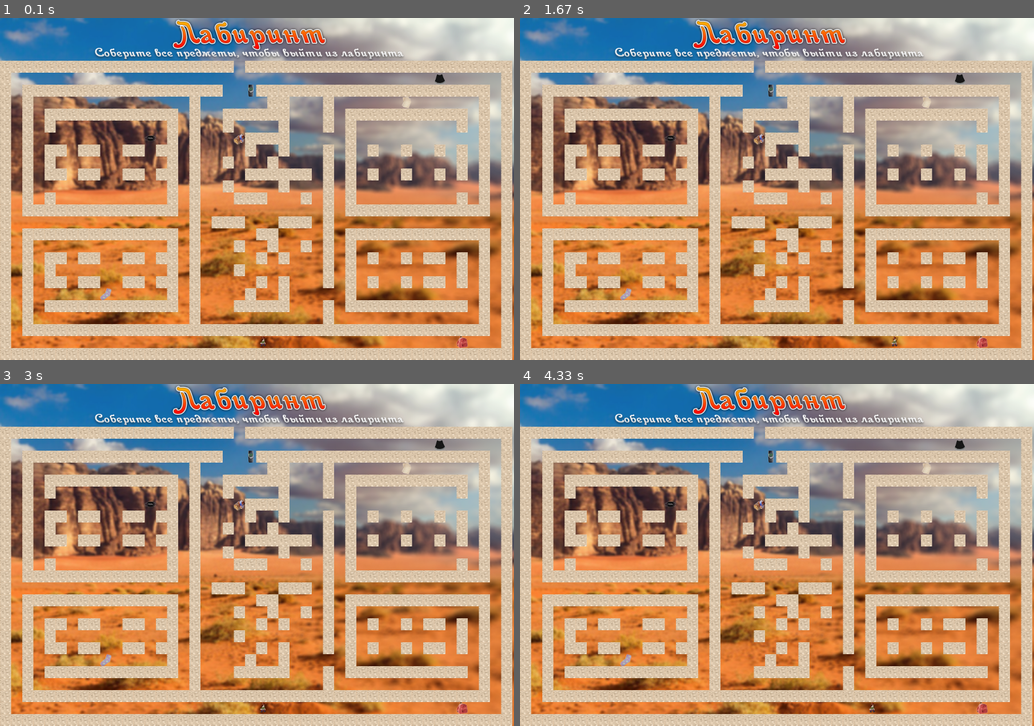
Above: before the commit, frames 1-4 (two rows, left to right).
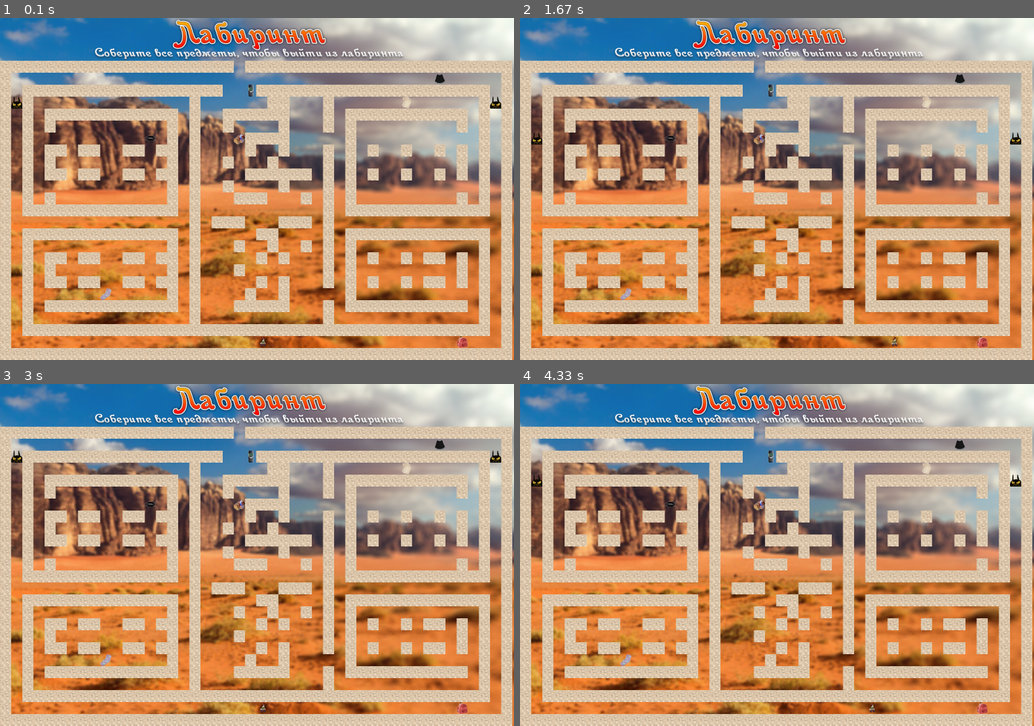
Above: after the commit, the same moments.

Repository: MariVermil/Pygame_project
Game: pygame game, started from labirint.py
The game is run twice, just before and just after one commit, with the same random seed, the same clock (stepped at 60 frames per second) and the same inputs.
Inputs:
- Up to frame 1 (0.1 s): no input
- Up to frame 2 (1.67 s): hold Right 0.33-0.8 s; hold Right 1.17-1.63 s
- Up to frame 3 (3 s): hold Left 1.67-2.2 s; hold Left 2.57-2.97 s
- Up to frame 4 (4.33 s): hold Right 3.4-4.03 s

The runs differ from the first frame. In frame 1, 0.1% of the frame differs, in the area x 2-98%, y 23-27%; in frame 2, 0.1%; in frame 3, 0.1%, in the area x 2-98%, y 19-23%; in frame 4, 0.1%.

Commit message:
Враги работают

Diff:
--- a/labirint.py
+++ b/labirint.py
@@ -39,7 +39,7 @@
             self.sum_coins += 1
             coin.kill()
 
-        if pg.sprite.spritecollideany(self, self.enemies, False):
+        if pg.sprite.spritecollideany(self, self.enemies):
             self.alive = False
 
 
@@ -50,11 +50,42 @@
     def __init__(self, x, y):
         super().__init__(coins_group)
         k = random.choice(used_coins)
-        print(k)
-        self.image = load_image(f'coin{k}.png')
+        self.image = load_image(f'coin{k}.png').convert_alpha()
         del used_coins[used_coins.index(k)]
         self.rect = self.image.get_rect().move(tile_width * y,
                                                100 + tile_height * x)
+
+
+class Enemy(pg.sprite.Sprite):
+    def __init__(self, x, y, end_x, end_y):
+        super().__init__()
+        self.image = load_image('enemy.png').convert_alpha()
+        self.rect = self.image.get_rect()
+        self.rect.x = tile_width * y
+        self.rect.y = 100 + tile_height * x
+        self.start_x = tile_width * y
+        self.start_y = 100 + tile_height * x
+        self.end_x = end_y * tile_width
+        self.end_y = end_x * tile_height + 100
+        self.direction = 1
+
+    def update(self):
+        if self.end_y > 0:
+            if self.rect.y >= self.end_y:
+                self.rect.y = self.end_y
+                self.direction = -1
+            if self.rect.y <= self.start_y:
+                self.rect.y = self.start_y
+                self.direction = 1
+            self.rect.y += tile_height * self.direction
+        else:
+            if self.rect.x >= self.end_x:
+                self.rect.x = self.end_x
+                self.direction = -1
+            if self.rect.x <= self.start_x:
+                self.rect.x = self.start_x
+                self.direction = 1
+            self.rect.x += tile_width * self.direction
 
 
 class Tile(pg.sprite.Sprite):
@@ -74,7 +105,6 @@
             k2 = random.randint(0, 45)
             if levelmap[k1, k2] == '.' and [k1, k2] not in coins_coord:
                 coins_coord.append([k1, k2])
-                print(k1, k2, levelmap[k1, k2])
     return levelmap
 
 
@@ -142,14 +172,14 @@
 
     enemy_group = pg.sprite.Group()
     player.enemies = enemy_group
-    enemies_coord = []
+    enemies_coord = [[1, 1, 23, 1], [1, 44, 23, 44]]
     for coord in enemies_coord:
-        enemy = Enemy(coord[0], coord[1])
+        enemy = Enemy(coord[0], coord[1], coord[2], coord[3])
         enemy_group.add(enemy)
 
     pg.key.set_repeat(200, 70)
 
-    fps = 60
+    fps = 30
     running = True
     while running:
         for event in pg.event.get():
@@ -170,6 +200,12 @@
             pass_surf = load_image('pass.png')
             pass_rect = pass_surf.get_rect()
             screen.blit(pass_surf, pass_rect)
+            for event in pg.event.get():
+                if event.type == pg.QUIT:
+                    terminate()
+                elif event.type == pg.KEYDOWN or \
+                        event.type == pg.MOUSEBUTTONDOWN:
+                    pass
         else:
             fon_surf = load_image('fon.png')
             fon_rect = fon_surf.get_rect()
@@ -177,6 +213,8 @@
             tiles_group.draw(screen)
             player_group.draw(screen)
             coins_group.draw(screen)
+            enemy_group.draw(screen)
+            enemy_group.update()
             player.update()
         pg.display.flip()
         time.Clock().tick(fps)
